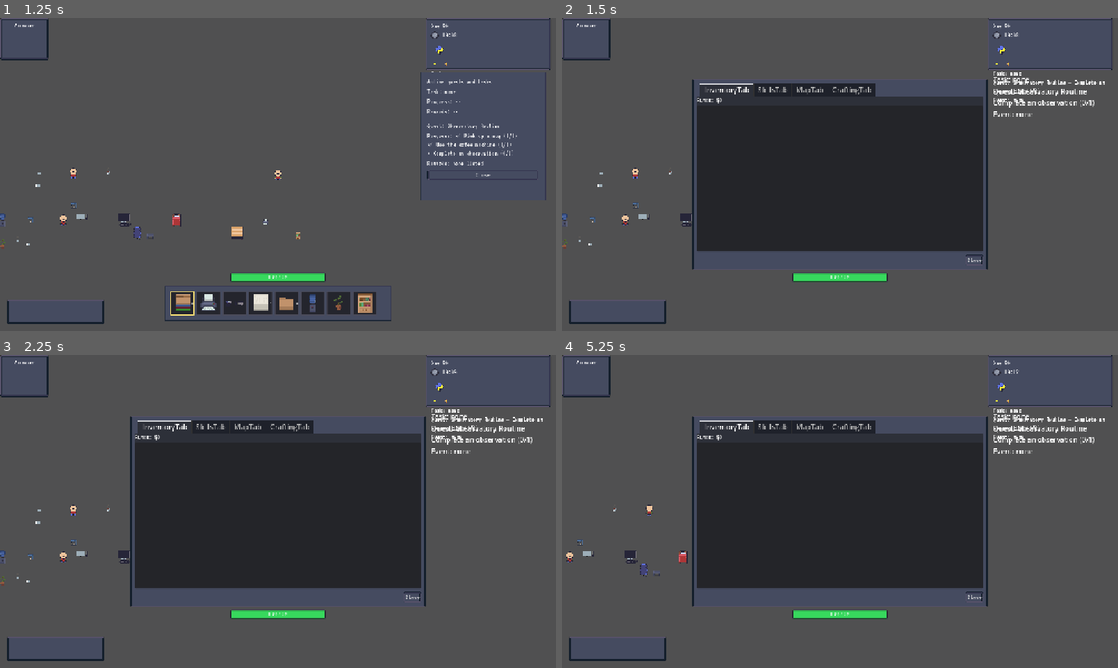
Above: before the commit, frames 1-4 (two rows, left to right).
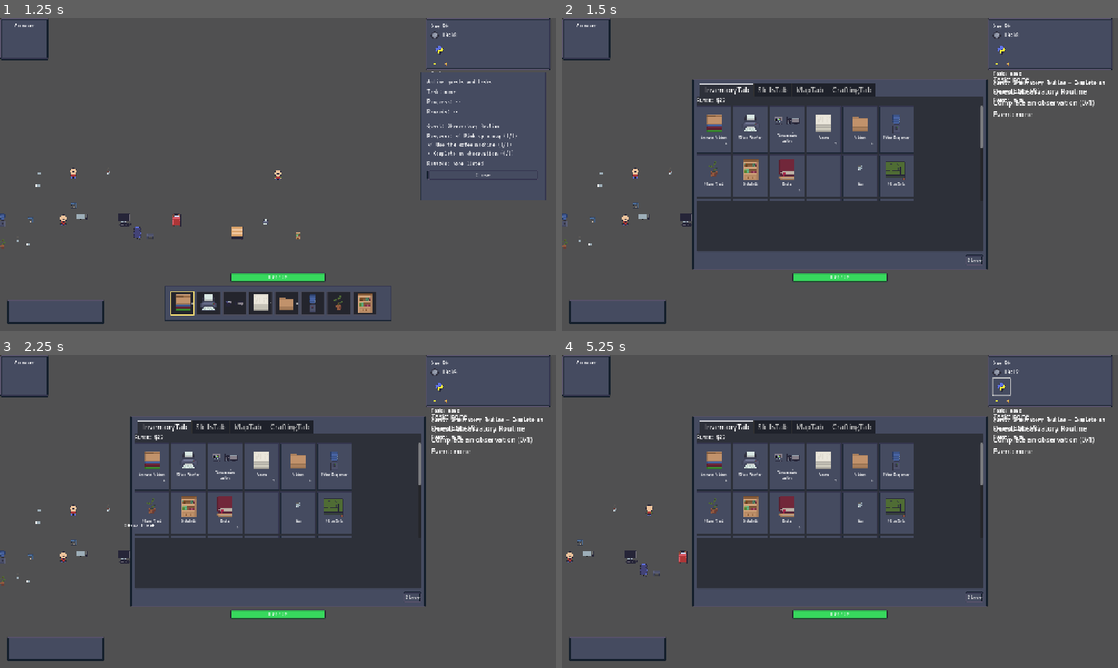
Above: after the commit, the same moments.

Repository: pvfort/astrovalley
Game: Godot game, scene res://scenes/rooms/cafe.tscn
The game is run twice, just before and just after one commit, with the same random seed, the same clock (stepped at 60 frames per second) and the same inputs. This scene is started directly instead of the project's main scene.
Inputs (mouse positions are in pixels of both pictures, inside the frame that each line leads up to):
- Up to frame 1 (1.25 s): click (439, 55) at 0.52 s
- Up to frame 2 (1.5 s): tap Enter (inventory_toggle) at 1.25 s; drag from (739, 302) to (634, 171) at 1.27 s
- Up to frame 3 (2.25 s): tap Space at 2 s; drag from (166, 527) to (38, 511) at 2.02 s
- Up to frame 4 (5.25 s): tap Enter (inventory_toggle) at 2.75, 5 s; move the mouse to (895, 442) at 2.77 s; hold Right (ui_right) 2.78-3.5 s; tap Mouse wheel up (hotbar_previous) at 2.85 s; drag from (767, 639) to (623, 508) at 3.52 s; tap Space at 4.25 s; drag from (795, 639) to (578, 542) at 4.27 s; drag from (823, 639) to (578, 542) at 5.02 s

Frame 1 is identical in both runs. In frame 2, 11% of the frame differs, in the area x 24-76%, y 25-59%; in frame 3, 11%; in frame 4, 11%, in the area x 24-81%, y 7-59%.
Error before the commit: Invalid access to property or key 'pressed' on a base object of type 'null instance'. (res://scripts/ui/player_menu_ui.gd:24)
Error after the commit: Invalid access to property or key 'pressed' on a base object of type 'null instance'. (res://scripts/ui/player_menu_ui.gd:25)

Commit message:
Render player menu inventory as icon grid
Agent-Logs-Url: https://github.com/pvfort/astrovalley/sessions/e43079f6-7053-4333-b577-a95cabdf77f5

Co-authored-by: Lucas-Purcell <129962986+Lucas-Purcell@users.noreply.github.com>

Diff:
--- a/scenes/ui/PlayerMenuUI.tscn
+++ b/scenes/ui/PlayerMenuUI.tscn
@@ -46,14 +46,22 @@
 [node name="InventoryTab" type="VBoxContainer" parent="Panel/MarginContainer/VBoxContainer/TabContainer"]
 layout_mode = 2
 
-[node name="FundsLabel" type="Label" parent="Panel/MarginContainer/VBoxContainer/TabContainer/InventoryTab"]
+[node name="VBoxContainer" type="VBoxContainer" parent="Panel/MarginContainer/VBoxContainer/TabContainer/InventoryTab"]
+layout_mode = 2
+
+[node name="FundsLabel" type="Label" parent="Panel/MarginContainer/VBoxContainer/TabContainer/InventoryTab/VBoxContainer"]
 layout_mode = 2
 text = "Funds: $0"
 
-[node name="InventoryList" type="ItemList" parent="Panel/MarginContainer/VBoxContainer/TabContainer/InventoryTab"]
+[node name="InventoryScroll" type="ScrollContainer" parent="Panel/MarginContainer/VBoxContainer/TabContainer/InventoryTab/VBoxContainer"]
 custom_minimum_size = Vector2(0, 220)
 layout_mode = 2
 size_flags_vertical = 3
+
+[node name="InventoryGrid" type="GridContainer" parent="Panel/MarginContainer/VBoxContainer/TabContainer/InventoryTab/VBoxContainer/InventoryScroll"]
+layout_mode = 2
+size_flags_horizontal = 3
+columns = 6
 
 [node name="SkillsTab" type="VBoxContainer" parent="Panel/MarginContainer/VBoxContainer/TabContainer"]
 layout_mode = 2
--- a/scripts/ui/player_menu_ui.gd
+++ b/scripts/ui/player_menu_ui.gd
@@ -4,9 +4,10 @@
 const STATIONLESS_RECIPES: Array[RecipeData] = [
 	preload("res://resources/recipes/prepare_homework_recipe.tres"),
 ]
+const INVENTORY_SLOT_SCENE := preload("res://scenes/ui/InventorySlot.tscn")
 
 @onready var tab_container: TabContainer = $Panel/MarginContainer/VBoxContainer/TabContainer
-@onready var inventory_list: ItemList = $Panel/MarginContainer/VBoxContainer/TabContainer/InventoryTab/VBoxContainer/InventoryList
+@onready var inventory_grid: GridContainer = $Panel/MarginContainer/VBoxContainer/TabContainer/InventoryTab/VBoxContainer/InventoryScroll/InventoryGrid
 @onready var funds_label: Label = $Panel/MarginContainer/VBoxContainer/TabContainer/InventoryTab/VBoxContainer/FundsLabel
 @onready var skills_list: ItemList = $Panel/MarginContainer/VBoxContainer/TabContainer/SkillsTab/VBoxContainer/SkillsList
 @onready var crafting_list: ItemList = $Panel/MarginContainer/VBoxContainer/TabContainer/CraftingTab/VBoxContainer/CraftingList
@@ -28,6 +29,7 @@
 	if SkillManager != null:
 		SkillManager.skill_xp_changed.connect(_refresh_skills_tab)
 		SkillManager.skill_level_changed.connect(_refresh_skills_tab)
+	_build_inventory_grid()
 	_populate_crafting_list()
 	_refresh_all_tabs()
 
@@ -63,25 +65,41 @@
 
 
 func _refresh_inventory_tab() -> void:
-	inventory_list.clear()
 	if InventoryManager == null:
 		funds_label.text = "Funds: --"
 		return
 
+	_build_inventory_grid()
 	funds_label.text = "Funds: $%d" % int(InventoryManager.funds)
+	for slot_index in range(inventory_grid.get_child_count()):
+		var slot_node: Node = inventory_grid.get_child(slot_index)
+		if slot_node.has_method("set_slot_data"):
+			slot_node.call("set_slot_data", InventoryManager.get_inventory_slot(slot_index))
+
+
+func _build_inventory_grid() -> void:
+	if InventoryManager == null:
+		return
+	if inventory_grid.get_child_count() == InventoryManager.get_inventory_size():
+		return
+
+	for child in inventory_grid.get_children():
+		child.queue_free()
+
 	for slot_index in range(InventoryManager.get_inventory_size()):
-		var slot_variant: Variant = InventoryManager.get_inventory_slot(slot_index)
-		if not (slot_variant is Dictionary):
-			continue
-		var slot_dict: Dictionary = slot_variant as Dictionary
-		var item_variant: Variant = slot_dict.get("item", null)
-		if item_variant == null:
-			continue
-		var item_name := ""
-		if "display_name" in item_variant:
-			item_name = str(item_variant.display_name)
-		var count := int(slot_dict.get("count", 0))
-		inventory_list.add_item("%s x%d" % [item_name, count])
+		var slot_node: Node = INVENTORY_SLOT_SCENE.instantiate()
+		slot_node.set("slot_index", slot_index)
+		if slot_node.has_signal("slot_transfer_requested"):
+			var transfer_callable := Callable(self, "_on_inventory_slot_transfer_requested")
+			if not slot_node.is_connected("slot_transfer_requested", transfer_callable):
+				slot_node.connect("slot_transfer_requested", transfer_callable)
+		inventory_grid.add_child(slot_node)
+
+
+func _on_inventory_slot_transfer_requested(from_index: int, to_index: int) -> void:
+	if InventoryManager == null:
+		return
+	InventoryManager.move_inventory_slot(from_index, to_index)
 
 
 func _refresh_skills_tab(_a = null, _b = null) -> void:
